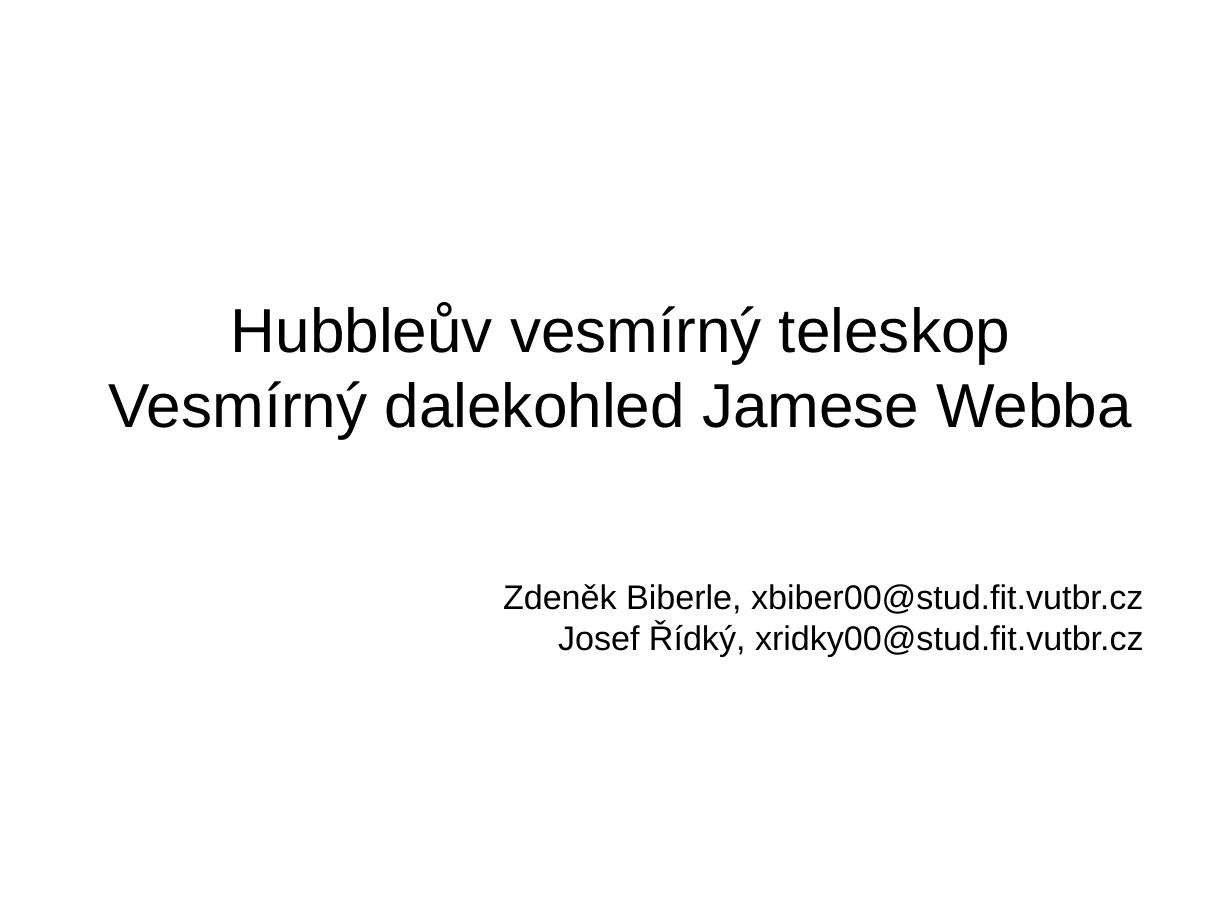
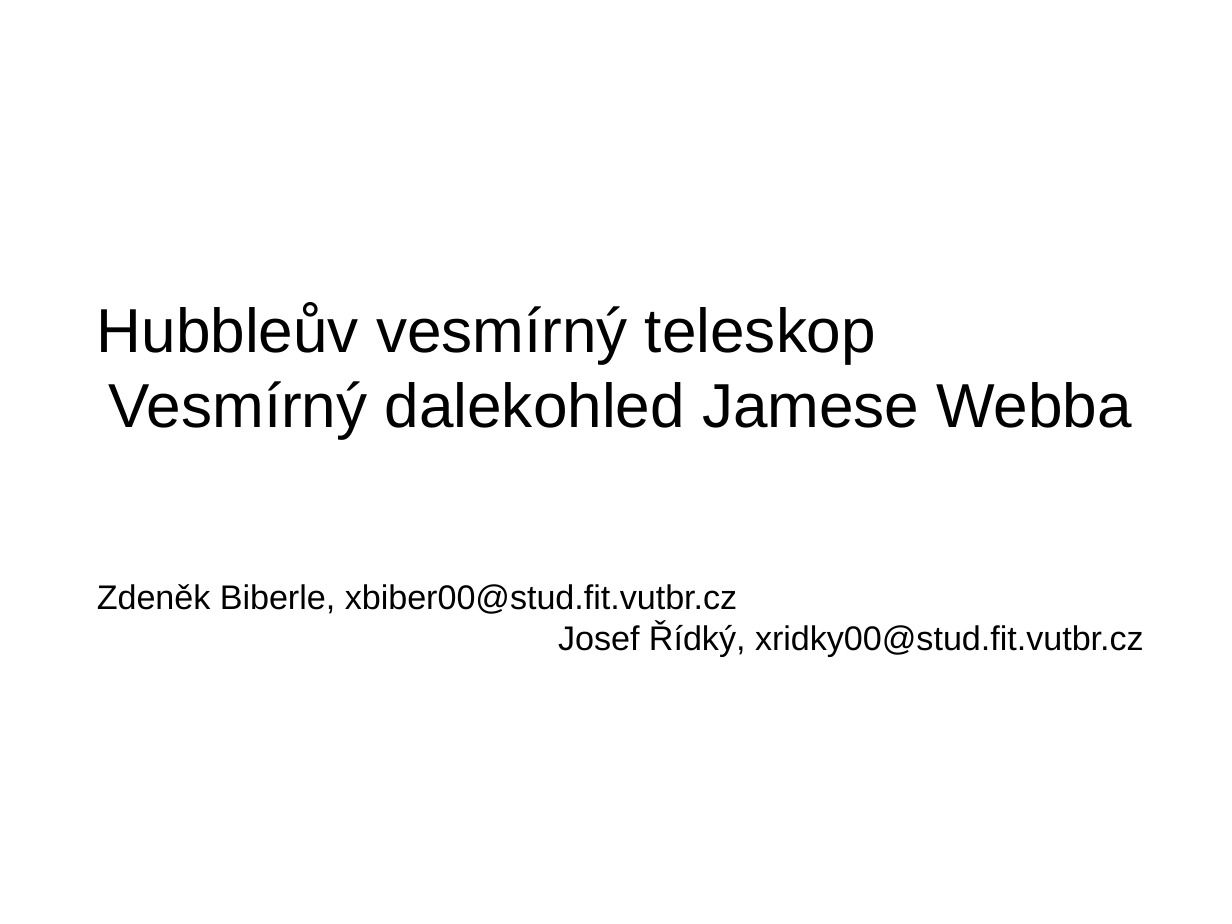
Before and after one commit to fast4shoot/FYO2015, a slide deck: slide 1 of slides/teleskopy.pptx. Drawn at 1232x924 pixels with LibreOffice and Linux fonts; fonts in the diff are those of the drawing; background and template pictures are left out. Boxes give left, top, right and bottom in pixels: in the first picture for what was removed or moved away, otherwise in the second. Text is boxed around its words. In the diff, an @@ line names an element or a change of style, - is before the commit and + after.

```diff
--- a/slides/teleskopy.pptx
+++ b/slides/teleskopy.pptx
@@ text "Hubbleův vesmírný teleskop Vesmírný dalekohled ..." rewrapped from (x1=109, y1=303, x2=1132, y2=438) to (x1=97, y1=303, x2=1132, y2=438) @@
@@ text "Zdeněk Biberle, xbiber00@stud.fit.vutbr.cz Josef Řídký, ..." rewrapped from (x1=503, y1=584, x2=1144, y2=656) to (x1=97, y1=584, x2=1144, y2=656) @@
```
Also in this commit, not shown: 8 other slides changed, 7 slides added, 1 slide removed, 5 other files.
